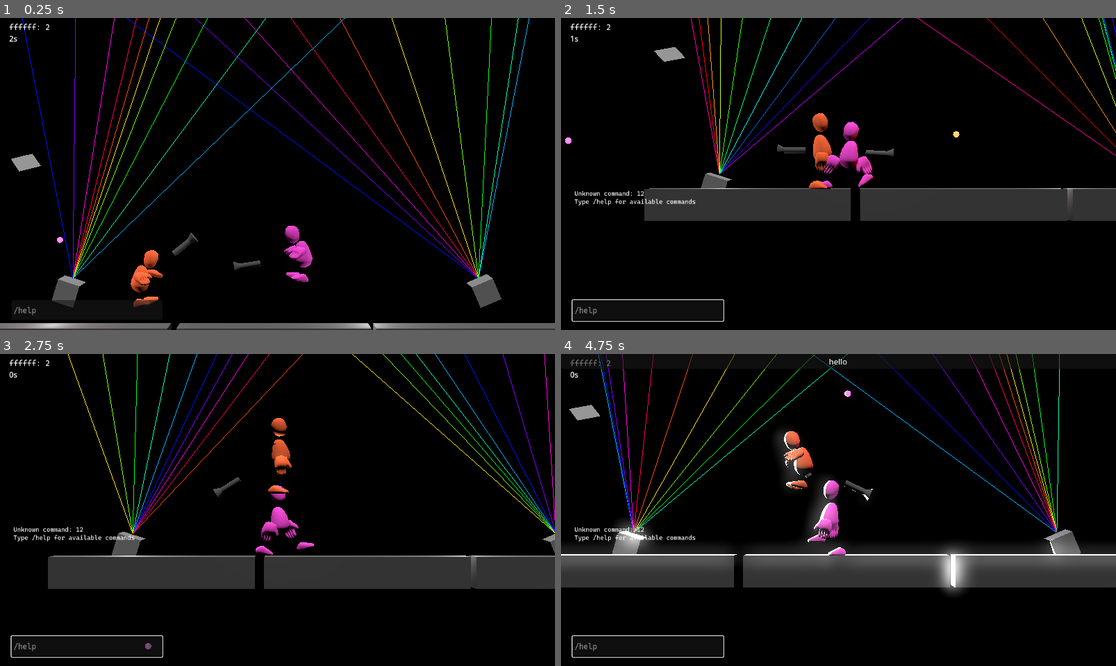
Above: before the commit, frames 1-4 (two rows, left to right).
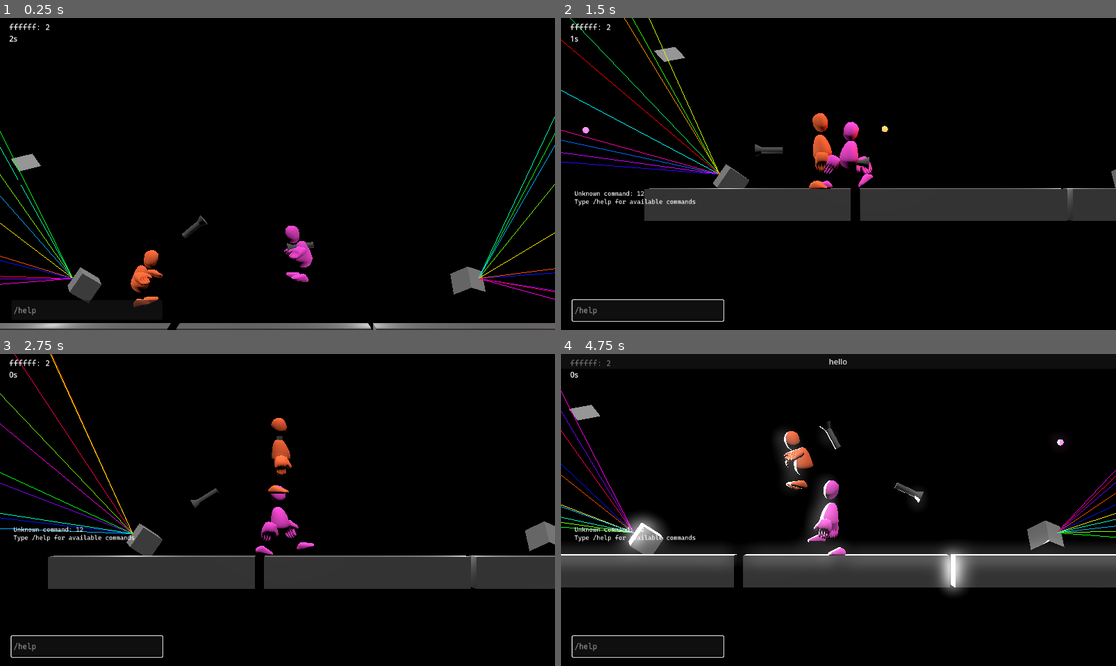
Above: after the commit, the same moments.

Repository: theowiik/project-epic-footsies-2
Game: Godot game, scene res://scenes/main.tscn
Two runs of this game, one before a commit and one after it. Both use one fixed random seed, a clock stepped at 60 frames per second and the inputs below. The engine's default icon, where the game draws it, is replaced by a stand-in: a white triangle on a blue panel in a dark square.
Inputs (mouse positions are in pixels of both pictures, inside the frame that each line leads up to):
- Up to frame 1 (0.25 s): no input
- Up to frame 2 (1.5 s): click (649, 311) at 0.52 s; type "12" at 0.6 s; tap Enter at 1.25 s; move the mouse to (960, 158) at 1.27 s; hold D from 1.28 s (still down); tap J at 1.35 s; click (960, 158) at 1.42 s
- Up to frame 3 (2.75 s): tap Space at 1.52, 2.27 s; move the mouse to (166, 525) at 2.02 s; release D at 2.03 s; hold S from 2.03 s (still down); tap J at 2.1 s
- Up to frame 4 (4.75 s): move the mouse to (894, 441) at 2.77 s; release S at 2.78 s; hold D 2.78-3.53 s; tap J at 2.85, 3.6, 4.35 s; move the mouse to (810, 572) at 3.52 s; hold W 3.53-4.28 s; click (810, 572) at 3.67 s; tap Space at 3.77, 4.52 s; move the mouse to (1005, 556) at 4.27 s; hold A from 4.28 s (still down)

The runs differ from the first frame. In frame 1, 4.4% of the frame differs, in the area x 0-100%, y 0-100%; in frame 2, 2.5%; in frame 3, 2.9%; in frame 4, 3.8%.

Commit message:
Add physics based aiming

Diff:
--- a/game/objects/flashlight.tscn
+++ b/game/objects/flashlight.tscn
@@ -1,5 +1,6 @@
-[gd_scene load_steps=4 format=3 uid="uid://v38g5whwnt52"]
+[gd_scene load_steps=6 format=3 uid="uid://v38g5whwnt52"]
 
+[ext_resource type="Script" path="res://scripts/flashlight.gd" id="1_script"]
 [ext_resource type="Material" uid="uid://b1gx6182iwfew" path="res://materials/dark_material.tres" id="1_dqtkv"]
 
 [sub_resource type="CylinderMesh" id="CylinderMesh_o47a2"]
@@ -14,7 +15,12 @@
 bottom_radius = 0.1
 height = 0.2
 
-[node name="Flashlight" type="Node3D"]
+[sub_resource type="BoxShape3D" id="BoxShape3D_dqtkv"]
+size = Vector3(0.5827637, 0.5626068, 0.98846436)
+
+[node name="Flashlight" type="RigidBody3D"]
+collision_layer = 4
+script = ExtResource("1_script")
 
 [node name="MeshInstance3D" type="MeshInstance3D" parent="."]
 transform = Transform3D(1, 0, 0, 0, -4.371139e-08, -1, 0, 1, -4.371139e-08, 0, 0, 0)
@@ -26,3 +32,7 @@
 
 [node name="SpotLight3D" type="SpotLight3D" parent="."]
 transform = Transform3D(1, 0, 0, 0, 1, 0, 0, 0, 1, 0, 0, -0.5192648)
+
+[node name="CollisionShape3D" type="CollisionShape3D" parent="."]
+transform = Transform3D(1, 0, 0, 0, 1, 0, 0, 0, 1, 0.010620117, 0.045021057, -0.10714722)
+shape = SubResource("BoxShape3D_dqtkv")
--- a/game/objects/player.tscn
+++ b/game/objects/player.tscn
@@ -1062,6 +1062,8 @@
 }
 
 [node name="Player" type="CharacterBody3D" groups=["players"]]
+collision_layer = 2
+collision_mask = 3
 script = ExtResource("2_ykyjo")
 
 [node name="CollisionShape3D" type="CollisionShape3D" parent="."]
@@ -1088,10 +1090,10 @@
 transform = Transform3D(-0.084994696, -0.022861838, 0.9961194, -0.0019436419, 0.9997386, 0.022779074, -0.9963794, 1.0477378e-09, -0.08501695, -0.015648961, -0.7733366, 0.08545542)
 
 [node name="LeftFoot" parent="Body" instance=ExtResource("7_i825w")]
-transform = Transform3D(-0.043356135, 0.36305597, 0.9307578, 0.016893398, 0.9317669, -0.36266273, -0.99891615, 7.450578e-09, -0.0465311, -0.48053372, -0.72694933, 0)
+transform = Transform3D(-0.04335613, 0.36305597, 0.9307578, 0.016893396, 0.9317669, -0.36266273, -0.99891603, 7.450578e-09, -0.0465311, -0.48053372, -0.72694933, 0)
 
 [node name="RightFoot" parent="Body" instance=ExtResource("8_3rfka")]
-transform = Transform3D(0.38144565, -0.46780634, 0.79728025, 0.20189689, 0.8838307, 0.42199564, -0.9020741, 1.4901158e-08, 0.43158168, 0.5934705, -0.58153754, 0.06384897)
+transform = Transform3D(0.38144565, -0.46780634, 0.7972803, 0.20189689, 0.8838307, 0.42199564, -0.9020741, 1.4901158e-08, 0.4315817, 0.5934705, -0.58153754, 0.06384897)
 
 [node name="AnimationPlayer" type="AnimationPlayer" parent="."]
 libraries = {
@@ -1105,5 +1107,5 @@
 [node name="ShootPosition" type="Marker3D" parent="AimPivot"]
 transform = Transform3D(1, 0, 0, 0, 1, 0, 0, 0, 1, 2.524, 0, 0)
 
-[node name="Flashlight" parent="AimPivot" instance=ExtResource("9_i8sra")]
-transform = Transform3D(-4.371139e-08, 0, -1, 0, 1, 0, 1, 0, -4.371139e-08, 1.812, 0, 0)
+[node name="Flashlight" parent="." instance=ExtResource("9_i8sra")]
+transform = Transform3D(-4.371139e-08, 0, -1, 0, 1, 0, 1, 0, -4.371139e-08, 1.812, 0.762, 0)
--- a/game/project.godot
+++ b/game/project.godot
@@ -20,3 +20,9 @@
 players=""
 bullets=""
 bulbs=""
+
+[layer_names]
+
+3d_physics/layer_1="platforms"
+3d_physics/layer_2="players"
+3d_physics/layer_3="flashlights"
--- a/game/scenes/main.tscn
+++ b/game/scenes/main.tscn
@@ -68,7 +68,7 @@
 transform = Transform3D(-0.8063999, 0.15222512, -0.57144254, -0.25300708, 0.78459245, 0.5660405, 0.534515, 0.6010341, -0.5941812, -6.775606, 4.786051, -9.15583)
 
 [node name="LaserMachine" parent="." instance=ExtResource("8_tipki")]
-transform = Transform3D(-0.9164256, 0, 0.40020514, -0.39931086, 0.066813804, -0.9143778, -0.026739227, -0.9977655, -0.06122988, 13.597982, 0, -8.517785)
+transform = Transform3D(0.7811263, 0.050136328, -0.6223569, -0.27161983, -0.8702229, -0.41101682, -0.562196, 0.49010044, -0.6661359, 13.597982, 0, -8.517785)
 
 [node name="LaserMachine2" parent="." instance=ExtResource("8_tipki")]
-transform = Transform3D(-0.95310295, 0.043918222, -0.2994429, 0.3014629, 0.050351508, -0.9521475, -0.026739225, -0.9977655, -0.061229877, -4.491232, 0, -8.517785)
+transform = Transform3D(0.32995367, -0.56313944, 0.757631, -0.16601464, -0.8246847, -0.54067916, 0.92928445, 0.052621394, -0.36559725, -4.491232, 0, -8.517785)
--- /dev/null
+++ b/game/scripts/flashlight.gd
@@ -0,0 +1,33 @@
+class_name Flashlight
+extends RigidBody3D
+
+@export var target: Node3D
+@export var spring_force: float = 50.0
+@export var damping: float = 10.0
+@export var rotation_speed: float = 35.0
+
+
+func _ready() -> void:
+	gravity_scale = 0.0
+	lock_rotation = true
+	top_level = true
+
+
+func _physics_process(delta: float) -> void:
+	if target == null:
+		return
+
+	var target_pos = target.global_position
+	var current_pos = global_position
+	var displacement = target_pos - current_pos
+
+	var spring = displacement * spring_force
+	var damp = linear_velocity * damping
+	var force = spring - damp
+
+	apply_central_force(force)
+
+	var aim_origin = target.get_parent().global_position
+	var aim_direction = (target.global_position - aim_origin).normalized()
+	var target_basis = Basis.looking_at(aim_direction, Vector3.UP)
+	global_transform.basis = global_transform.basis.slerp(target_basis, rotation_speed * delta)
--- a/game/scripts/player.gd
+++ b/game/scripts/player.gd
@@ -25,6 +25,7 @@
 
 @onready var aim_pivot: Node3D = $AimPivot
 @onready var shoot_position: Node3D = $AimPivot/ShootPosition
+@onready var flashlight: Flashlight = $Flashlight
 @onready var animation_player: AnimationPlayer = $AnimationPlayer
 @onready var body: Node3D = $Body
 
@@ -42,6 +43,8 @@
 	shooter = base_shooter
 
 	animation_manager = AnimationManager.new(animation_player, body)
+
+	flashlight.target = shoot_position
 
 	_apply_team_color()
 
@@ -62,9 +65,9 @@
 		aim_pivot.rotation.z = angle
 
 	if input.is_shoot_pressed() and shoot_cooldown <= 0:
-		var direction = (shoot_position.global_position - global_position).normalized()
+		var direction = (flashlight.global_position - global_position).normalized()
 		var context = ShootingContext.new(
-			shoot_position.global_position, direction, team_color, get_parent(), self
+			flashlight.global_position, direction, team_color, get_parent(), self
 		)
 
 		shooter.shoot(context)
Not shown, added: game/scripts/flashlight.gd.uid
